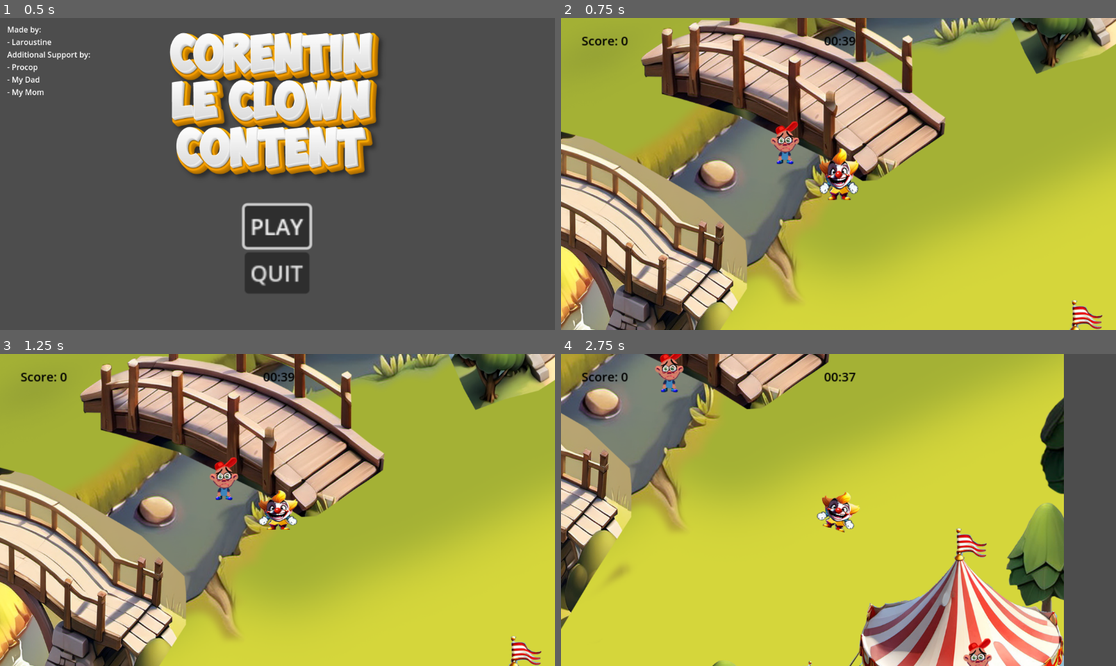
Above: before the commit, frames 1-4 (two rows, left to right).
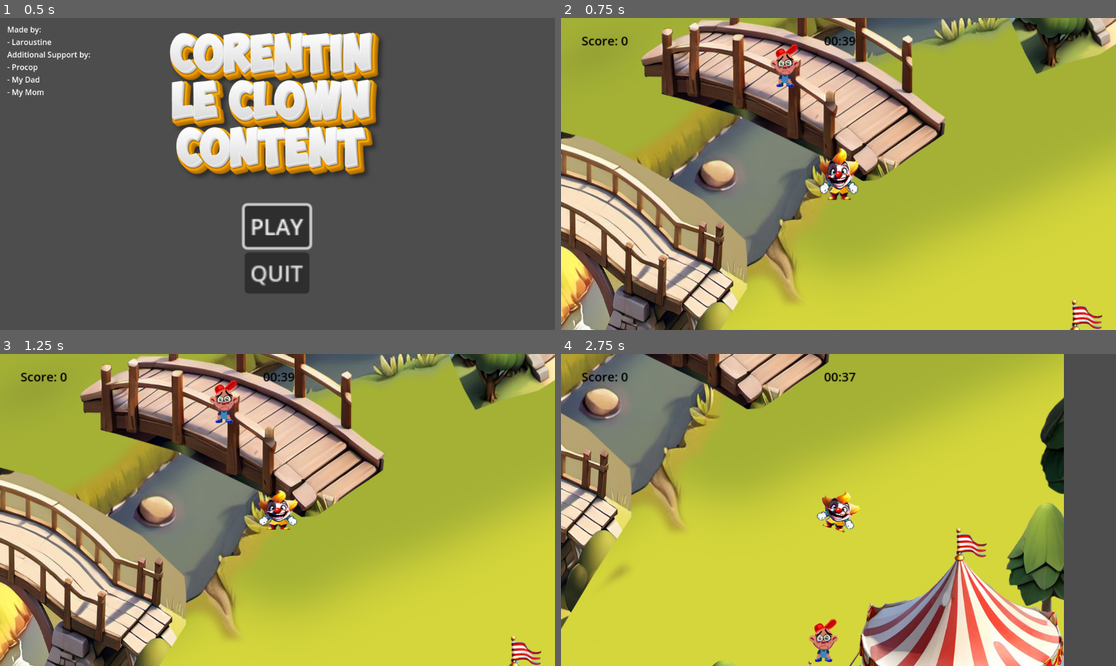
Above: after the commit, the same moments.

Repository: Laroustine/Global-GameJam_2024
Game: Godot game, scene res://menu/menu.tscn
Two runs of this game, one before a commit and one after it. Both use one fixed random seed, a clock stepped at 60 frames per second and the inputs below.
Inputs:
- Up to frame 1 (0.5 s): no input
- Up to frame 2 (0.75 s): click "PLAY" at 0.5 s
- Up to frame 3 (1.25 s): no input
- Up to frame 4 (2.75 s): tap Enter (ui_accept) at 1.25, 1.52, 2.27 s; hold Right (ui_right) 1.28-2.03 s; hold Down (ui_down) from 2.03 s (still down)

Frame 1 is identical in both runs. In frame 2, 0.8% of the frame differs, in the area x 37-43%, y 8-47%; in frame 3, 0.8%; in frame 4, 1.1%, in the area x 16-78%, y 0-100%.

Commit message:
relocated children

Diff:
--- a/lvl/lvl_01.gd
+++ b/lvl/lvl_01.gd
@@ -1,7 +1,7 @@
 extends Node2D
 
 var npc = load("res://lvl/child.tscn")
-@export var children_pos = [Vector2(0,0), Vector2(-800,800), Vector2(-800,-800),Vector2(800,800), Vector2(800,-800)]
+@export var children_pos = [Vector2(0,-150), Vector2(-800,800), Vector2(-650,-650),Vector2(400,750), Vector2(550,-800)]
 
 # Called when the node enters the scene tree for the first time.
 func _ready():
--- a/lvl/lvl_01.tscn
+++ b/lvl/lvl_01.tscn
@@ -7,7 +7,6 @@
 
 [node name="Lvl01" type="Node2D"]
 script = ExtResource("1_einmg")
-children_pos = [Vector2(0, 50), Vector2(-800, 800), Vector2(-800, -800), Vector2(800, 800), Vector2(800, -800)]
 
 [node name="Map1" parent="." instance=ExtResource("2_7fqdj")]
 
--- a/mini-games/tarte-face.tscn
+++ b/mini-games/tarte-face.tscn
@@ -6,6 +6,57 @@
 [ext_resource type="Texture2D" uid="uid://lbxr5aapvemm" path="res://texture/tarte-face/reticule.png" id="3_j5c13"]
 [ext_resource type="Texture2D" uid="uid://cepu5lcwx7lme" path="res://texture/pie.png" id="5_opa6w"]
 [ext_resource type="Texture2D" uid="uid://c1yvpn0hqeaye" path="res://texture/lance-la-tarte-dans-sa-face-28-01-2024.png" id="6_dcspb"]
+
+[sub_resource type="Animation" id="Animation_6ujwo"]
+length = 0.001
+tracks/0/type = "value"
+tracks/0/imported = false
+tracks/0/enabled = true
+tracks/0/path = NodePath(".:rotation")
+tracks/0/interp = 1
+tracks/0/loop_wrap = true
+tracks/0/keys = {
+"times": PackedFloat32Array(0),
+"transitions": PackedFloat32Array(1),
+"update": 0,
+"values": [0.0]
+}
+tracks/1/type = "value"
+tracks/1/imported = false
+tracks/1/enabled = true
+tracks/1/path = NodePath(".:skew")
+tracks/1/interp = 1
+tracks/1/loop_wrap = true
+tracks/1/keys = {
+"times": PackedFloat32Array(0),
+"transitions": PackedFloat32Array(1),
+"update": 0,
+"values": [0.0]
+}
+tracks/2/type = "value"
+tracks/2/imported = false
+tracks/2/enabled = true
+tracks/2/path = NodePath(".:position")
+tracks/2/interp = 1
+tracks/2/loop_wrap = true
+tracks/2/keys = {
+"times": PackedFloat32Array(0),
+"transitions": PackedFloat32Array(1),
+"update": 0,
+"values": [Vector2(930, 480)]
+}
+tracks/3/type = "value"
+tracks/3/imported = false
+tracks/3/enabled = true
+tracks/3/path = NodePath("../TxtTarte:rotation")
+tracks/3/interp = 1
+tracks/3/loop_wrap = true
+tracks/3/keys = {
+"times": PackedFloat32Array(0),
+"transitions": PackedFloat32Array(1),
+"update": 0,
+"values": [-0.174533]
+}
 
 [sub_resource type="Animation" id="Animation_q1aq8"]
 resource_name = "shake"
@@ -45,57 +96,6 @@
 "transitions": PackedFloat32Array(1, 1, 1),
 "update": 0,
 "values": [0.174533, -0.174533, 0.174533]
-}
-
-[sub_resource type="Animation" id="Animation_6ujwo"]
-length = 0.001
-tracks/0/type = "value"
-tracks/0/imported = false
-tracks/0/enabled = true
-tracks/0/path = NodePath(".:rotation")
-tracks/0/interp = 1
-tracks/0/loop_wrap = true
-tracks/0/keys = {
-"times": PackedFloat32Array(0),
-"transitions": PackedFloat32Array(1),
-"update": 0,
-"values": [0.0]
-}
-tracks/1/type = "value"
-tracks/1/imported = false
-tracks/1/enabled = true
-tracks/1/path = NodePath(".:skew")
-tracks/1/interp = 1
-tracks/1/loop_wrap = true
-tracks/1/keys = {
-"times": PackedFloat32Array(0),
-"transitions": PackedFloat32Array(1),
-"update": 0,
-"values": [0.0]
-}
-tracks/2/type = "value"
-tracks/2/imported = false
-tracks/2/enabled = true
-tracks/2/path = NodePath(".:position")
-tracks/2/interp = 1
-tracks/2/loop_wrap = true
-tracks/2/keys = {
-"times": PackedFloat32Array(0),
-"transitions": PackedFloat32Array(1),
-"update": 0,
-"values": [Vector2(930, 480)]
-}
-tracks/3/type = "value"
-tracks/3/imported = false
-tracks/3/enabled = true
-tracks/3/path = NodePath("../TxtTarte:rotation")
-tracks/3/interp = 1
-tracks/3/loop_wrap = true
-tracks/3/keys = {
-"times": PackedFloat32Array(0),
-"transitions": PackedFloat32Array(1),
-"update": 0,
-"values": [-0.174533]
 }
 
 [sub_resource type="Animation" id="Animation_1q0nv"]
--- a/player/Player.tscn
+++ b/player/Player.tscn
@@ -3,35 +3,6 @@
 [ext_resource type="Script" path="res://player/Player.gd" id="1_qawca"]
 [ext_resource type="Texture2D" uid="uid://bkeqlw8g0wbrc" path="res://texture/clown_01.png" id="2_fo4fc"]
 [ext_resource type="Texture2D" uid="uid://cm431tqpcqv0a" path="res://texture/clown_03.png" id="3_3rrld"]
-
-[sub_resource type="Animation" id="Animation_pcgwf"]
-resource_name = "idle"
-length = 1.1
-loop_mode = 1
-tracks/0/type = "value"
-tracks/0/imported = false
-tracks/0/enabled = true
-tracks/0/path = NodePath(".:scale")
-tracks/0/interp = 2
-tracks/0/loop_wrap = true
-tracks/0/keys = {
-"times": PackedFloat32Array(0, 0.3, 0.7, 1),
-"transitions": PackedFloat32Array(1, 1, 1, 1),
-"update": 0,
-"values": [Vector2(1, 1), Vector2(1, 1.1), Vector2(1, 0.8), Vector2(1, 1)]
-}
-tracks/1/type = "value"
-tracks/1/imported = false
-tracks/1/enabled = true
-tracks/1/path = NodePath(".:texture")
-tracks/1/interp = 1
-tracks/1/loop_wrap = true
-tracks/1/keys = {
-"times": PackedFloat32Array(0),
-"transitions": PackedFloat32Array(1),
-"update": 1,
-"values": [ExtResource("2_fo4fc")]
-}
 
 [sub_resource type="Animation" id="Animation_4u8di"]
 length = 0.001
@@ -72,32 +43,33 @@
 "values": [0.0]
 }
 
-[sub_resource type="Animation" id="Animation_4lc1m"]
-resource_name = "move_top"
-length = 1.5
-tracks/0/type = "value"
-tracks/0/imported = false
-tracks/0/enabled = true
-tracks/0/path = NodePath(".:texture")
-tracks/0/interp = 1
-tracks/0/loop_wrap = true
-tracks/0/keys = {
-"times": PackedFloat32Array(0),
-"transitions": PackedFloat32Array(1),
-"update": 1,
-"values": [ExtResource("3_3rrld")]
-}
-tracks/1/type = "value"
-tracks/1/imported = false
-tracks/1/enabled = true
-tracks/1/path = NodePath(".:rotation")
-tracks/1/interp = 2
-tracks/1/loop_wrap = true
-tracks/1/keys = {
-"times": PackedFloat32Array(0, 0.3, 0.6, 0.9, 1.2, 1.5),
-"transitions": PackedFloat32Array(1, 1, 1, 1, 1, 1),
-"update": 0,
-"values": [0.523599, -0.261799, 0.261799, -0.523599, 0.523599, 0.0]
+[sub_resource type="Animation" id="Animation_pcgwf"]
+resource_name = "idle"
+length = 1.1
+loop_mode = 1
+tracks/0/type = "value"
+tracks/0/imported = false
+tracks/0/enabled = true
+tracks/0/path = NodePath(".:scale")
+tracks/0/interp = 2
+tracks/0/loop_wrap = true
+tracks/0/keys = {
+"times": PackedFloat32Array(0, 0.3, 0.7, 1),
+"transitions": PackedFloat32Array(1, 1, 1, 1),
+"update": 0,
+"values": [Vector2(1, 1), Vector2(1, 1.1), Vector2(1, 0.8), Vector2(1, 1)]
+}
+tracks/1/type = "value"
+tracks/1/imported = false
+tracks/1/enabled = true
+tracks/1/path = NodePath(".:texture")
+tracks/1/interp = 1
+tracks/1/loop_wrap = true
+tracks/1/keys = {
+"times": PackedFloat32Array(0),
+"transitions": PackedFloat32Array(1),
+"update": 1,
+"values": [ExtResource("2_fo4fc")]
 }
 
 [sub_resource type="Animation" id="Animation_xxjr7"]
@@ -127,6 +99,34 @@
 "transitions": PackedFloat32Array(1, 1, 1, 1, 1, 1),
 "update": 0,
 "values": [0.0, -0.261799, 0.261799, -0.349066, 0.523599, 0.0]
+}
+
+[sub_resource type="Animation" id="Animation_4lc1m"]
+resource_name = "move_top"
+length = 1.5
+tracks/0/type = "value"
+tracks/0/imported = false
+tracks/0/enabled = true
+tracks/0/path = NodePath(".:texture")
+tracks/0/interp = 1
+tracks/0/loop_wrap = true
+tracks/0/keys = {
+"times": PackedFloat32Array(0),
+"transitions": PackedFloat32Array(1),
+"update": 1,
+"values": [ExtResource("3_3rrld")]
+}
+tracks/1/type = "value"
+tracks/1/imported = false
+tracks/1/enabled = true
+tracks/1/path = NodePath(".:rotation")
+tracks/1/interp = 2
+tracks/1/loop_wrap = true
+tracks/1/keys = {
+"times": PackedFloat32Array(0, 0.3, 0.6, 0.9, 1.2, 1.5),
+"transitions": PackedFloat32Array(1, 1, 1, 1, 1, 1),
+"update": 0,
+"values": [0.523599, -0.261799, 0.261799, -0.523599, 0.523599, 0.0]
 }
 
 [sub_resource type="AnimationLibrary" id="AnimationLibrary_mq7a1"]
